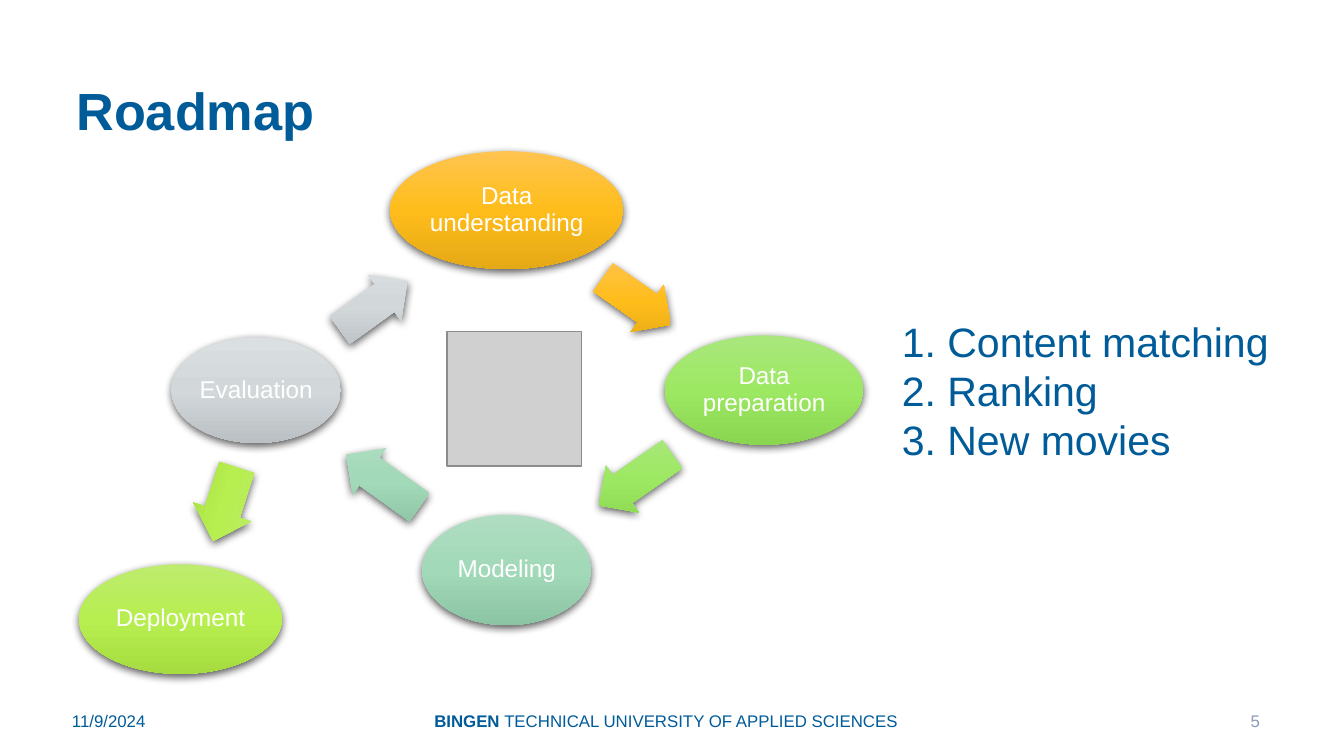
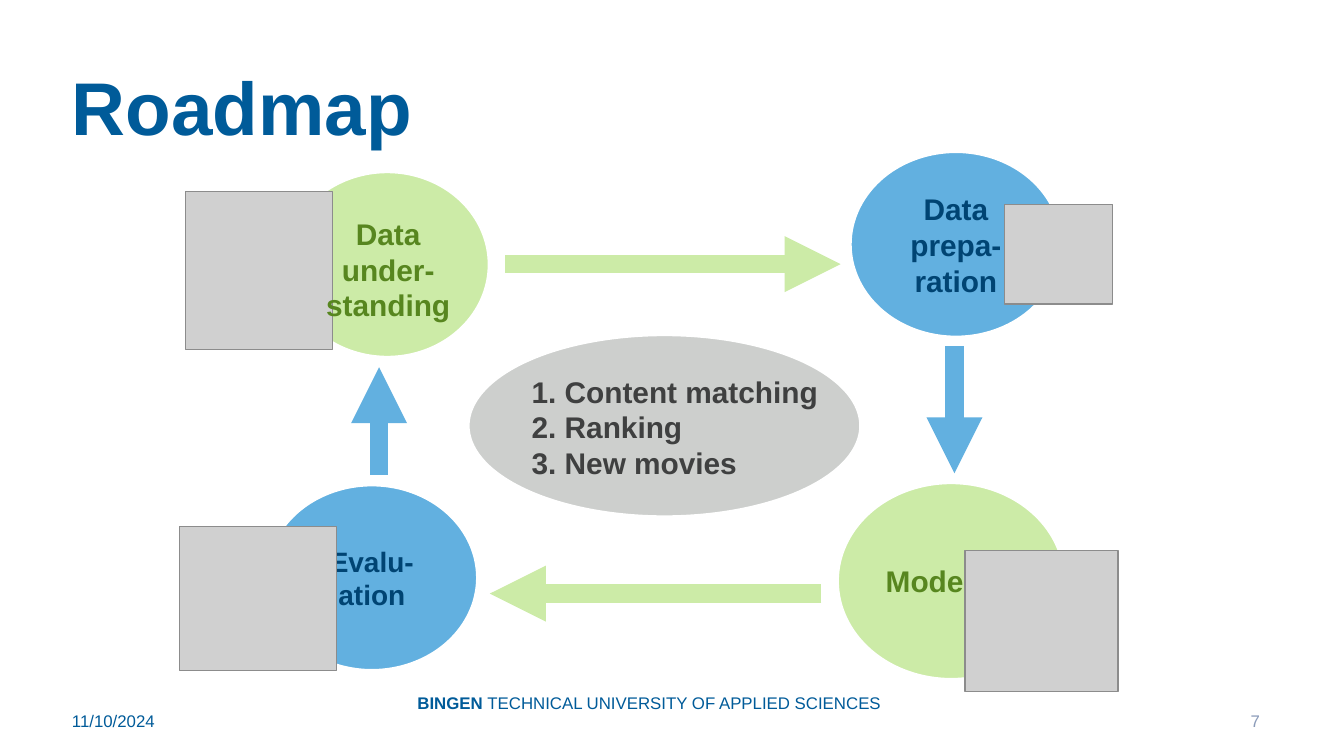
Before and after one commit to Padinator/Watch-Tip, a slide deck: slide 7 of slides-decks/pitch-presentation.pptx (slide 5 before the commit). Drawn at 1344x756 pixels with LibreOffice and Linux fonts; fonts in the diff are those of the drawing; grey boxes stand for pictures; background and template pictures are left out. Boxes give left, top, right and bottom in pixels: in the first picture for what was removed or moved away, otherwise in the second. Text is boxed around its words. In the diff, an @@ line names an element or a change of style, - is before the commit and + after.

Commit message:
Modified powerpoint and decisions to model the system/idea

```diff
--- a/slides-decks/pitch-presentation.pptx
+++ b/slides-decks/pitch-presentation.pptx
@@ title "Roadmap" at bbox=[72, 81, 412, 149]: size 28 to 40 pt @@
@@ group removed at bbox=[172, 152, 864, 625]: 4 ellipses, 4 right arrows, 3 texts, 1 picture @@
-Data understanding
-Data preparation
-Evaluation
@@ text "1. Content matching": place and size @@
-text "1. Content matching" at bbox=[902, 327, 1268, 456]
+text "1. Content matching" at bbox=[532, 381, 817, 475]
@@ text "1. Content matching" at bbox=[532, 381, 817, 475]: size 22 to 16 pt, text colour #005B99 to #3F4040, bold on @@
@@ right arrow removed at bbox=[185, 459, 266, 550] @@
@@ ellipse "Modeling": place and size @@
-ellipse "Modeling" at bbox=[458, 559, 556, 582]
+ellipse "Modeling" at bbox=[839, 484, 1064, 680]
@@ ellipse "Modeling" at bbox=[839, 484, 1064, 680]: size 13 to 16 pt, text colour #FFFFFF to #57861F, bold on; line spacing 0.9 to 1; less space between paragraphs; fill none to #CCEBA7; outline none to #FFFFFF 1 pt @@
@@ ellipse removed at bbox=[79, 564, 282, 675] @@
@@ group added at bbox=[180, 152, 1118, 692]: 4 ellipses, 4 arrows, 4 pictures, 1 text @@
+Data under-standing
+Data prepa- ration
+Evalu-ation
@@ text removed at bbox=[116, 608, 245, 631] @@
-Deployment
@@ text "BINGEN TECHNICAL UNIVERSITY OF APPLIED ...": place and size @@
-text "BINGEN TECHNICAL UNIVERSITY OF APPLIED ..." at bbox=[434, 715, 898, 727]
+text "BINGEN TECHNICAL UNIVERSITY OF APPLIED ..." at bbox=[417, 697, 881, 709]
@@ text at bbox=[72, 714, 155, 727]: text changed @@
-11/9/2024
+11/10/2024
@@ page number at bbox=[1251, 715, 1260, 727]: text changed @@
-5
+7
```
Also in this commit, not shown: 6 other slides changed, 2 slides added, 1 other file.
